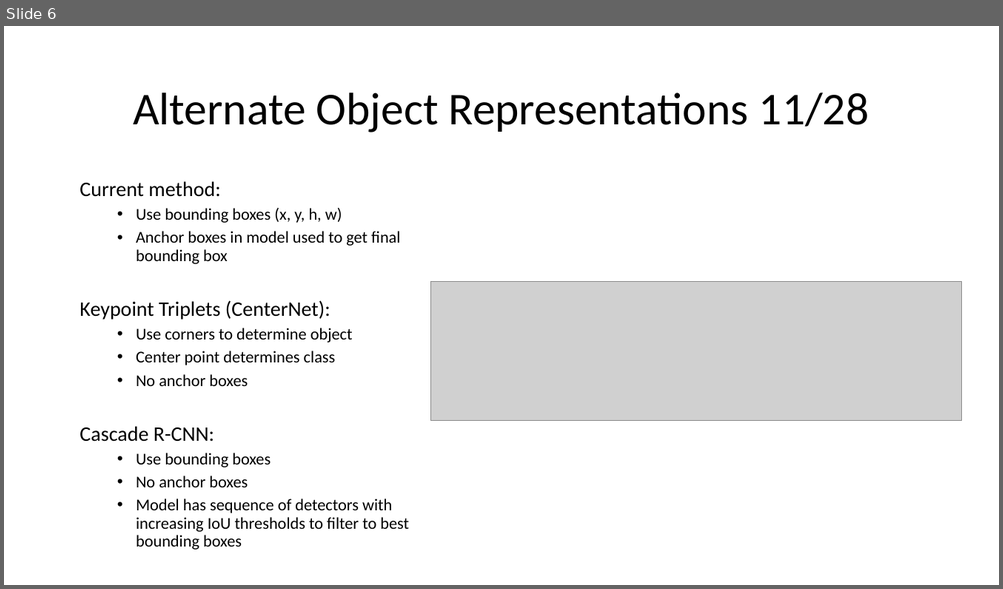
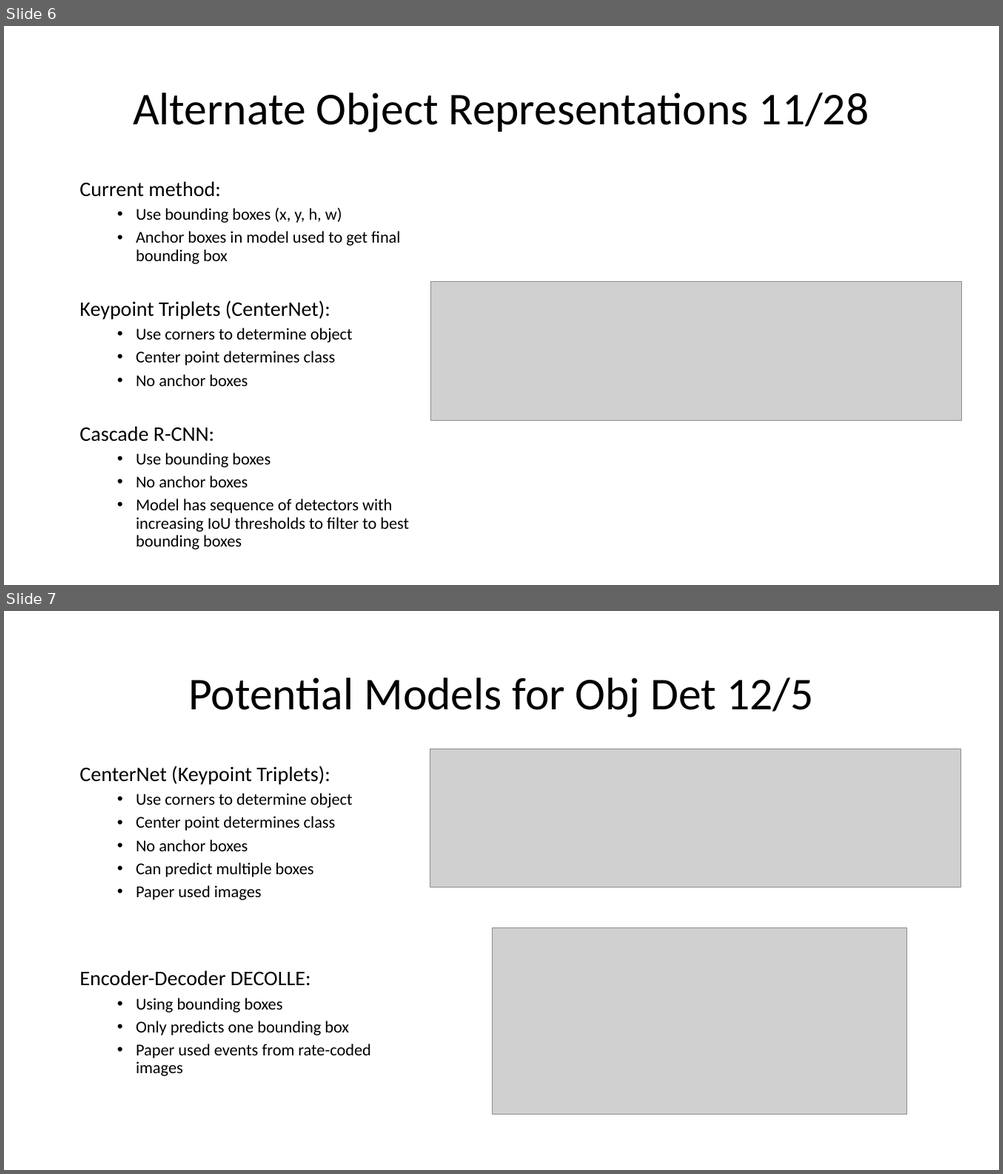
Before and after one commit to tarmst/snn, a slide deck: SNN.pptx. Shown one above the other, each under a label of ours: slide 6 before the commit, slides 6 and 7 after it. The pictures are 1003x589 and 1003x1174 pixels, drawn with LibreOffice and Linux fonts; fonts in the diff are those of the drawing; grey boxes stand for pictures. Boxes give left, top, right and bottom in pixels: in the first picture for what was removed or moved away, otherwise in the second. Text is boxed around its words. In the diff, an @@ line names an element or a change of style, - is before the commit and + after.

```diff
--- a/SNN.pptx
+++ b/SNN.pptx
@@ slide 7 added at [4, 611, 999, 1170], background #FFFFFF @@
@@ title added at [188, 678, 813, 718], 44 pt, text #000000 @@
+Potential Models for Obj Det 12/5
@@ text added at [79, 766, 371, 1076], 16 pt, text #000000 @@
+CenterNet (Keypoint Triplets):
+  • Use corners to determine object
+  • Center point determines class
+  • No anchor boxes
+  • Can predict multiple boxes
+  • Paper used images
+Encoder-Decoder DECOLLE:
+  • Using bounding boxes
+  • Only predicts one bounding box
+  • Paper used events from rate-coded images
@@ picture added at [430, 749, 961, 888] @@
@@ picture added at [492, 928, 907, 1116] @@
```
Also in this commit, not shown: 1 other file.
